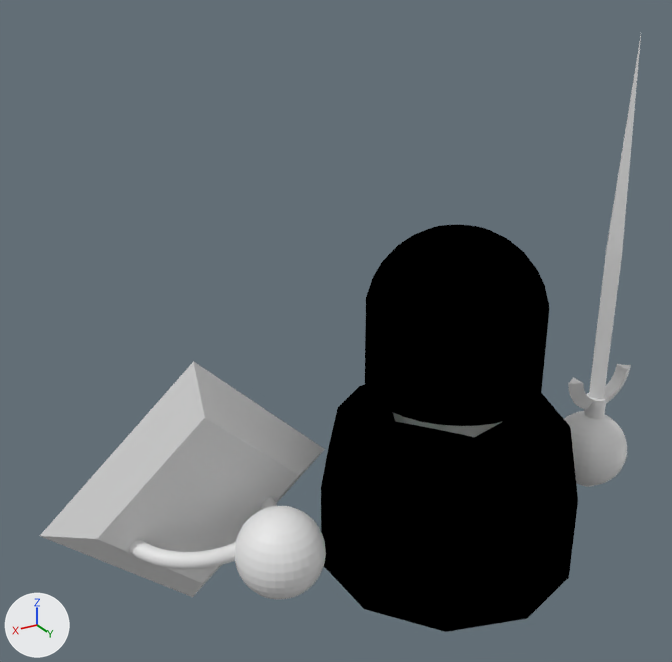
Renders of the Blender file Assets/Enemies/Blend Files/KnightSheildSword.blend from each side of a commit.
One viewpoint serves both versions: a camera (50 mm lens) standing at (4.58, 6.0, 5.83) and looking at (0.47, -0.84, 2.41). Lighting does not change. The marker at lower left points along +X, +Y and +Z.

Before the edit, the objects in view are built like this:
```python
me_cone_004 = bpy.data.meshes.new('Cone.004')
me_cone_004.from_pydata(...)  # 142 vertices, 111 faces; spans x -0.44..0.4, y -0.1..0.11, z -3.53..1.0
me_sphere_001 = bpy.data.meshes.new('Sphere.001')
me_sphere_001.from_pydata(...)  # a UV sphere (32 segments, 16 rings, poles along z) spanning x -1.0..1.0, y -1.0..1.0, z -1.0..1.0
me_sphere_002 = bpy.data.meshes.new('Sphere.002')
me_sphere_002.from_pydata(...)  # a UV sphere (32 segments, 16 rings, poles along z) spanning x -1.0..1.0, y -1.0..1.0, z -1.0..1.0
me_sphere_005 = bpy.data.meshes.new('Sphere.005')
me_sphere_005.from_pydata(...)  # 289 vertices, 282 faces; spans x -0.89..0.67, y 0.75..2.31, z -0.67..0.77
me_sphere_005.materials.append(mat_material_001)  # black #000000
me_torus_002 = bpy.data.meshes.new('Torus.002')
me_torus_002.from_pydata(...)  # 1312 vertices, 1264 faces; spans x -1.25..1.25, y -1.25..1.25, z -0.74..0.22
ob_cone = bpy.data.objects.new('Cone', me_cone_004)
ob_cone.location = (-2.0, 0.15, 4.05)
ob_sphere_001 = bpy.data.objects.new('Sphere.001', me_sphere_001)
ob_sphere_001.location = (-1.95, 0.17, 0.94)
ob_sphere_001.scale = (0.384, 0.384, 0.384)
ob_sphere_002 = bpy.data.objects.new('Sphere.002', me_sphere_002)
ob_sphere_002.location = (1.65, 0.21, 1.04)
ob_sphere_002.scale = (0.384, 0.384, 0.384)
ob_sphere_004 = bpy.data.objects.new('Sphere.004', me_sphere_005)
ob_sphere_004.location = (-0.05, -1.41, 2.79)
ob_torus_002 = bpy.data.objects.new('Torus.002', me_torus_002)
ob_torus_002.location = (2.05, -0.65, 1.32)
ob_torus_002.rotation_euler = (1.414, 0.0, 0.0)  # degrees (81, 0, 0)
ob_torus_002.scale = (1.07, 1.07, 1.07)
# also in view: 'Icosphere' at (-0.13, 0.16, 1.19)
```
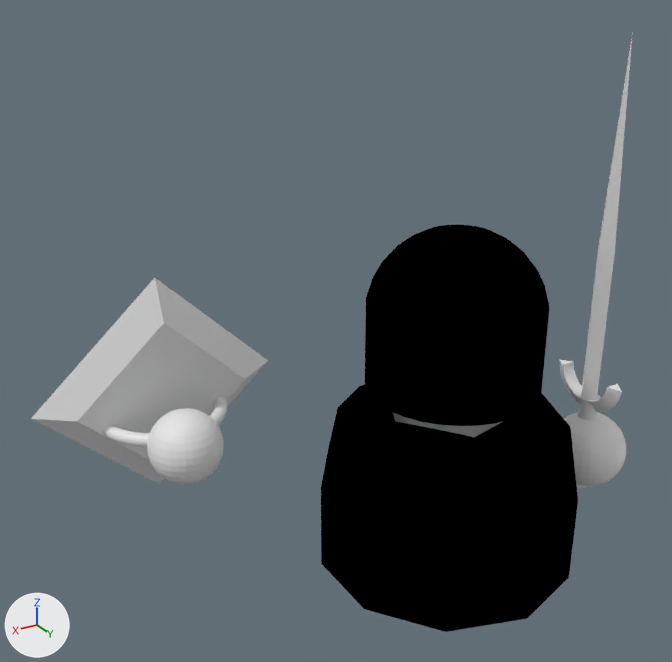
Boxes [x1, y1, x2, y2] around the edits, measured in the pictures (672 x 662 px):
'Sphere.002', reshaped, moved (159% wider, 121% taller)
    before: [235, 506, 326, 599]
    after: [31, 278, 268, 485]
'Torus.002', deleted
    before: [40, 361, 325, 597]
'Sphere.001', moved, turned
    before: [564, 411, 627, 486]
    after: [559, 32, 633, 487]
'Cone', deleted
    before: [568, 36, 641, 487]
part 1 of me_sphere_002, added
    after: [103, 397, 227, 447]
part 2 of me_sphere_002, added
    after: [31, 278, 268, 484]

Patch to the scene script:
```diff
--- a/Assets/Enemies/Blend Files/KnightSheildSword.blend.py
+++ b/Assets/Enemies/Blend Files/KnightSheildSword.blend.py
@@ me_sphere_002 @@
 # used by ob_sphere_002; location = (1.65, 0.21, 1.04); scale = (0.384, 0.384, 0.384)
-me_sphere_002.from_pydata(...)  # 482 vertices, 512 faces; spans x -1.0..1.0, y -1.0..1.0, z -1.0..1.0
+me_sphere_002.from_pydata(...)  # 1794 vertices, 1776 faces; spans x -3.61..3.38, y -3.22..1.0, z -2.73..4.18
+# me_sphere_002 part 1: a new loose piece of 1300 vertices spanning x -1.99..1.71, y -2.11..-0.26, z -0.12..0.25
+# me_sphere_002 part 2
+# 12 vertices are added at x -3.61..3.38, y -3.22..-1.26, z -2.73..4.18
+# 14 new faces join them
@@ ob_torus_002 @@
-ob_torus_002 = bpy.data.objects.new('Torus.002', me_torus_002)
-ob_torus_002.location = (2.05, -0.65, 1.32)
-ob_torus_002.rotation_euler = (1.414, 0.0, 0.0)  # degrees (81, 0, 0)
-ob_torus_002.scale = (1.07, 1.07, 1.07)
@@ ob_cone @@
-ob_cone = bpy.data.objects.new('Cone', me_cone_004)
-ob_cone.location = (-2.0, 0.15, 4.05)
@@ ob_sphere_002 @@
 ob_sphere_002 = bpy.data.objects.new('Sphere.002', me_sphere_002)
-ob_sphere_002.location = (1.65, 0.21, 1.04)
+ob_sphere_002.location = (1.65, -1.83, 1.04)
 ob_sphere_002.scale = (0.384, 0.384, 0.384)
@@ ob_sphere_001 @@
 ob_sphere_001 = bpy.data.objects.new('Sphere.001', me_sphere_001)
-ob_sphere_001.location = (-1.95, 0.17, 0.94)
+ob_sphere_001.location = (-1.94, 0.17, 0.94)
+ob_sphere_001.rotation_euler = (0.0, 0.0, 1.629)  # degrees (0, 0, 93)
 ob_sphere_001.scale = (0.384, 0.384, 0.384)
```
